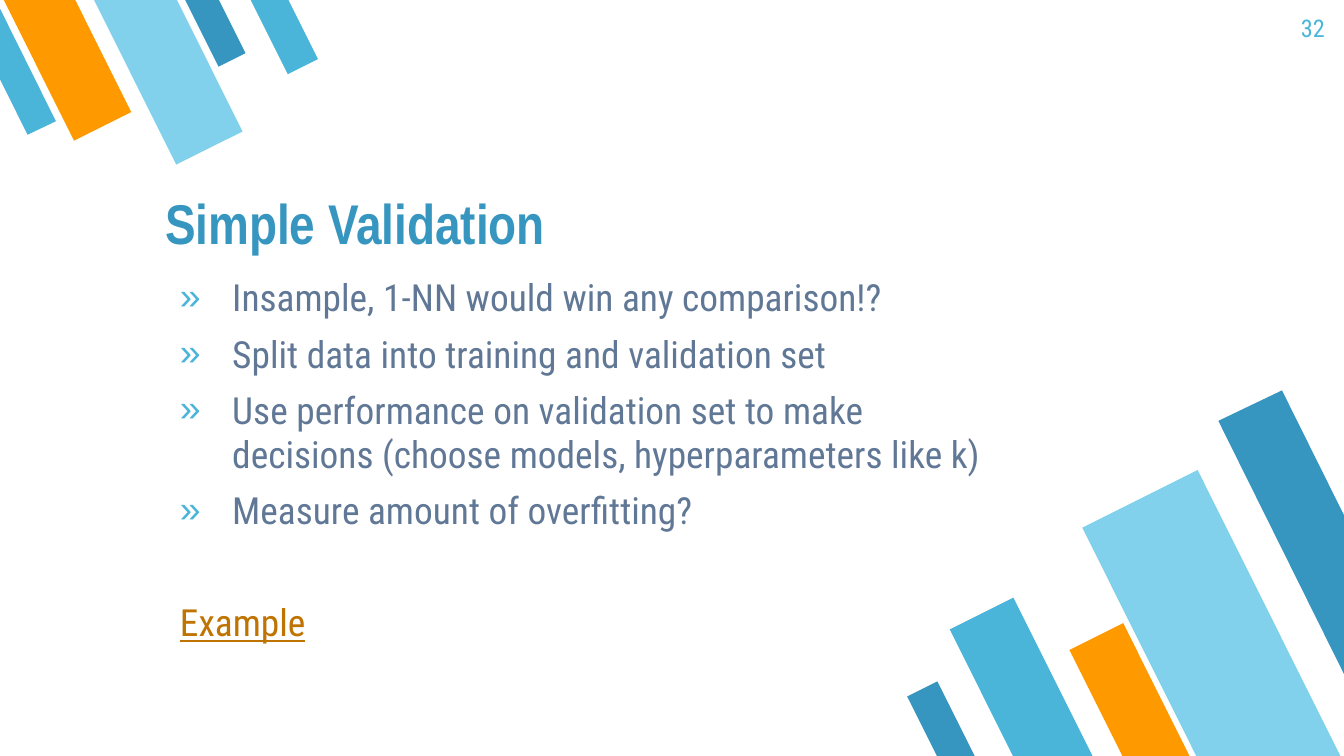
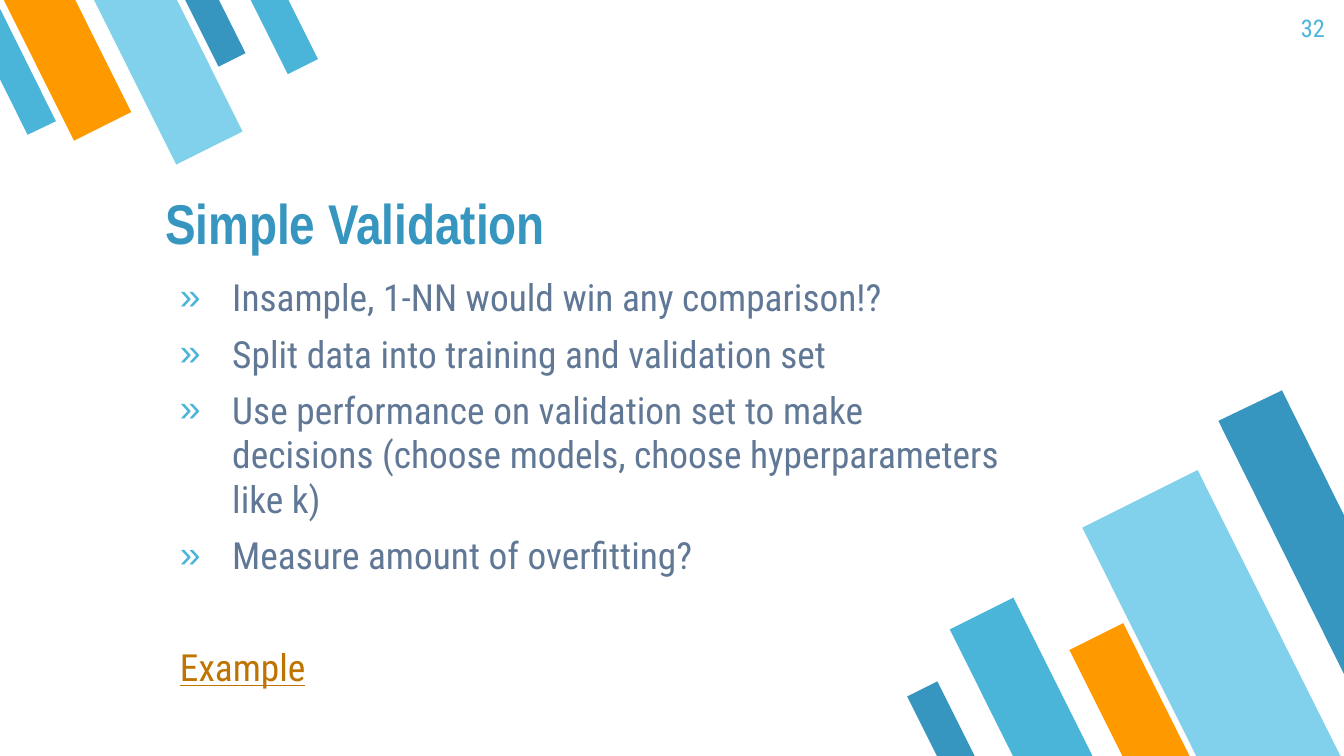
Before and after one commit to mayer79/ml_lecture, a slide deck: slide 32 of slides/ML_Lecture.pptx. Drawn at 1344x756 pixels with LibreOffice and Linux fonts; fonts in the diff are those of the drawing. Boxes give left, top, right and bottom in pixels: in the first picture for what was removed or moved away, otherwise in the second. Text is boxed around its words. In the diff, an @@ line names an element or a change of style, - is before the commit and + after.

```diff
--- a/slides/ML_Lecture.pptx
+++ b/slides/ML_Lecture.pptx
@@ text at (232,395,998,521): text changed @@
-» Use performance on validation set to make decisions (choose models, hyperparameters like k)
+» Use performance on validation set to make decisions (choose models, choose hyperparameters like k)
```
Also in this commit, not shown: 6 other slides changed, 5 other files.
